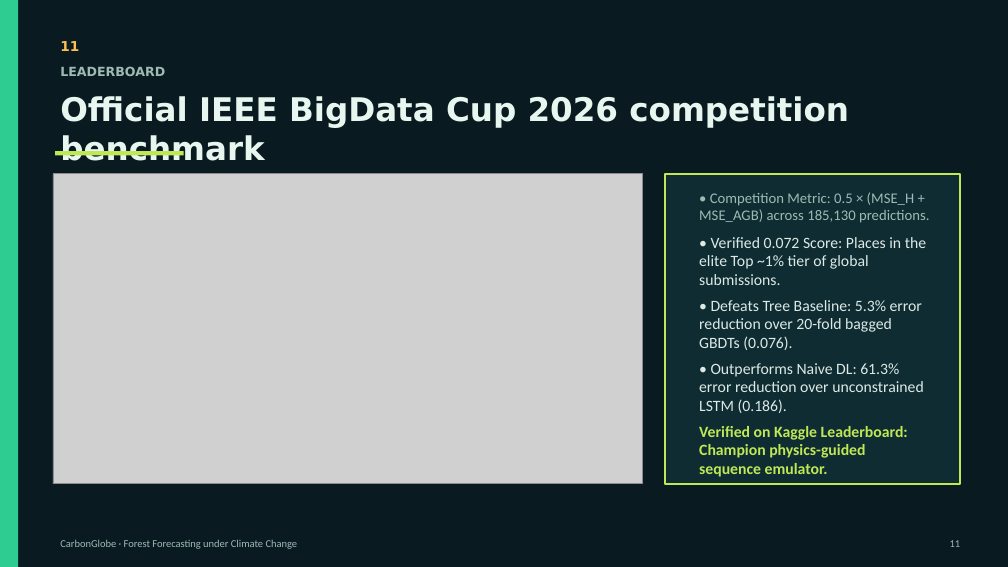
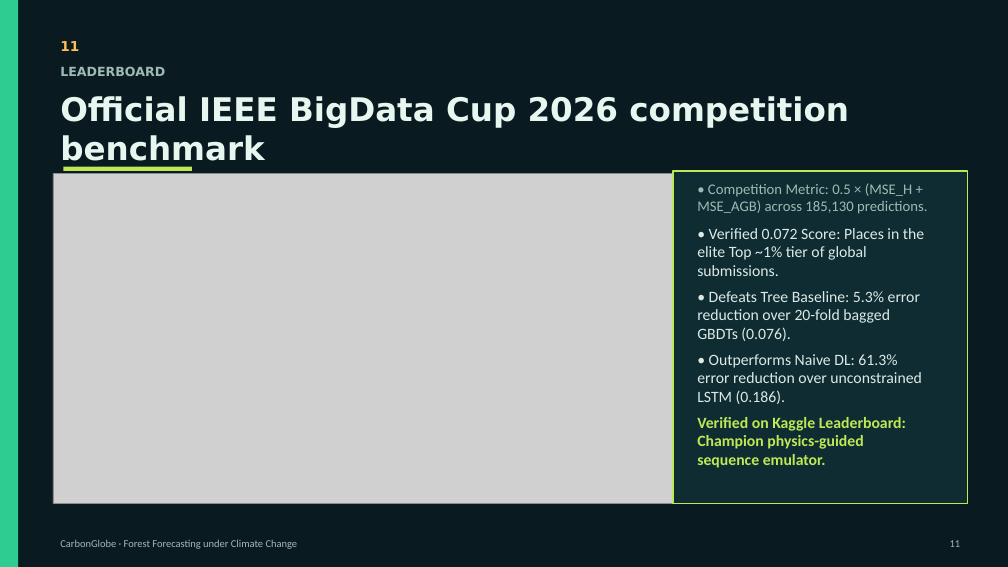
Before and after one commit to bharathk572/CarbonGlobe-AI-Emulation, a slide deck: slide 11 of CarbonGlobe_Presentation.pptx. Drawn at 1008x567 pixels with LibreOffice and Linux fonts; fonts in the diff are those of the drawing; grey boxes stand for pictures. Boxes give left, top, right and bottom in pixels: in the first picture for what was removed or moved away, otherwise in the second. Text is boxed around its words. In the diff, an @@ line names an element or a change of style, - is before the commit and + after.

```diff
--- a/CarbonGlobe_Presentation.pptx
+++ b/CarbonGlobe_Presentation.pptx
@@ picture: place and size @@
-picture at [53, 174, 643, 484]
+picture at [53, 174, 680, 504]
@@ rectangle: place and size @@
-rectangle at [55, 151, 184, 156]
+rectangle at [64, 166, 192, 171]
@@ rectangle: place and size @@
-rectangle at [665, 174, 960, 484]
+rectangle at [673, 171, 968, 504]
@@ text "• Competition Metric: 0.5 × ..." rewrapped from [699, 192, 929, 458] to [697, 183, 927, 468] @@
```
Also in this commit, not shown: 3 other slides changed, 1 other file.
